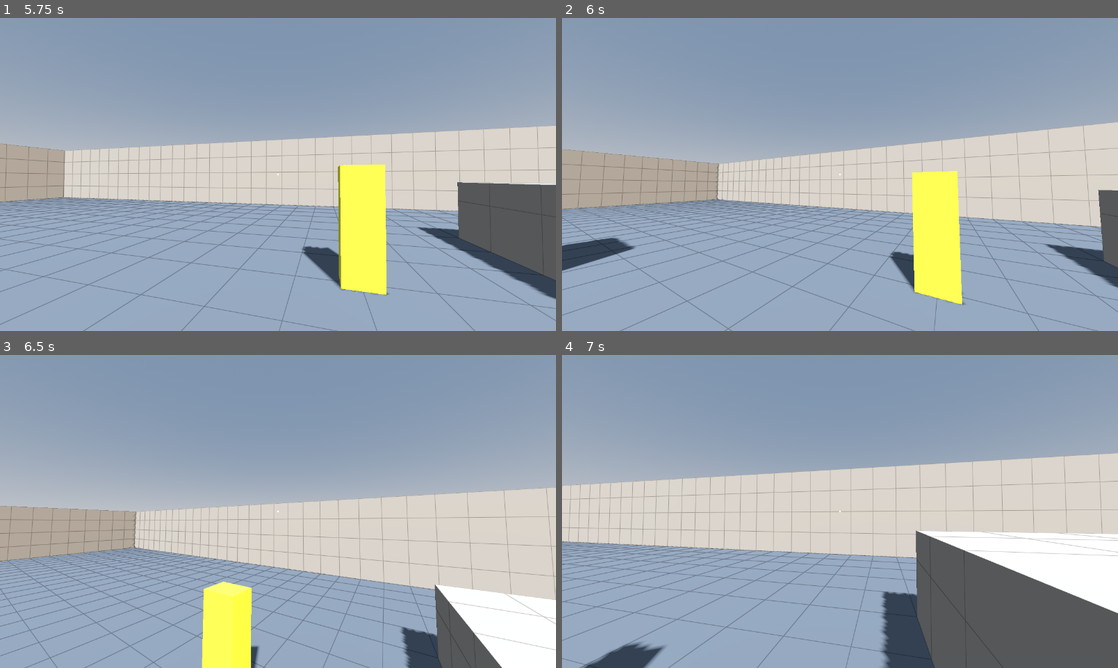
Above: before the commit, frames 1-4 (two rows, left to right).
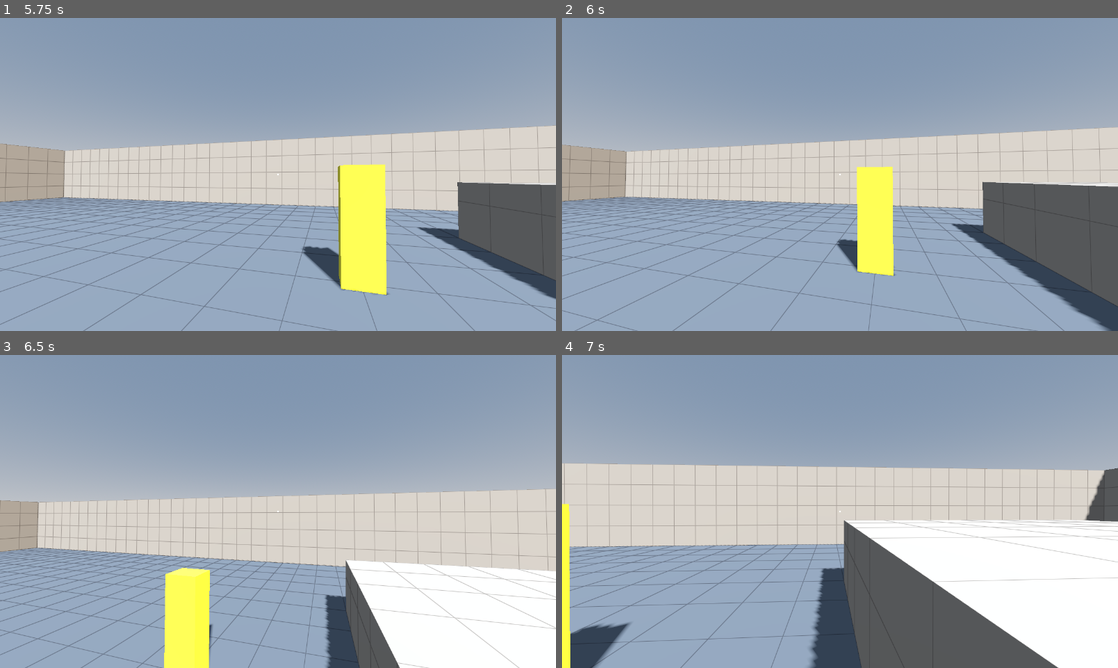
Above: after the commit, the same moments.

Repository: juanakajuan/zombie-survival-fps
Game: Godot game, scene res://levels/test_range.tscn
Two runs of this game, one before a commit and one after it. Both use one fixed random seed, a clock stepped at 60 frames per second and the inputs below.
Inputs (mouse positions are in pixels of both pictures, inside the frame that each line leads up to):
- Up to frame 1 (5.75 s): tap Enter at 0.5 s; move the mouse to (305, 174) at 0.52 s; press the mouse at (305, 174) at 0.53 s; hold W (move_forward) 0.53-5.03 s; tap Space (jump) at 0.77, 1.07, 1.52, 1.82, 3.02, 3.32, 3.77, 4.07, 4.52, 4.82 s; move the mouse to (250, 174) at 1.27 s; release the mouse at (250, 174) at 1.28 s; click (250, 174) at 1.35 s; move the mouse to (289, 168) at 2.02 s; hold Shift (sprint) 2.03-2.78 s; click (289, 168) at 2.3 s; move the mouse to (272, 180) at 2.77 s; click (272, 180) at 2.85 s; move the mouse to (316, 177) at 3.52 s; press the mouse at (316, 177) at 3.53 s; tap R (reload) at 4.15 s; move the mouse to (233, 171) at 4.27 s; release the mouse at (233, 171) at 4.28 s; tap Shift (sprint) at 4.35 s; click (233, 171) at 4.55 s; tap Escape (ui_cancel) at 4.9 s; move the mouse to (305, 174) at 5.02 s; press the mouse at (305, 174) at 5.03 s; hold S (move_back) from 5.03 s (still down)
- Up to frame 2 (6 s): move the mouse to (817, 168) at 5.77 s; release S (move_back) at 5.78 s; release the mouse at (817, 168) at 5.78 s; hold D (move_right) from 5.78 s (still down); click (817, 168) at 5.85 s
- Up to frame 3 (6.5 s): keep holding D (move_right); tap Space (jump) at 6.02, 6.32 s
- Up to frame 4 (7 s): move the mouse to (867, 511) at 6.52 s; release D (move_right) at 6.53 s; hold W (move_forward) from 6.53 s (still down); hold Shift (sprint) from 6.53 s (still down); tap Space (jump) at 6.77 s; click (867, 511) at 6.8 s

Frame 1 is identical in both runs. In frame 2, 25% of the frame differs, in the area x 0-100%, y 33-100%; in frame 3, 23%; in frame 4, 27%, in the area x 0-100%, y 31-100%.

Commit message:
fix: do not fire on the click that recaptures the mouse

Diff:
--- a/player/player.gd
+++ b/player/player.gd
@@ -14,6 +14,7 @@
 @export_range(0.0, 90.0, 0.5, "suffix:°") var max_pitch_degrees: float = 89.0
 
 @onready var _head: Node3D = $Head
+@onready var _weapon: Weapon = $Head/Camera3D/Weapon
 
 var _gravity: float = ProjectSettings.get_setting("physics/3d/default_gravity")
 
@@ -28,10 +29,13 @@
 			look((event as InputEventMouseMotion).screen_relative)
 	elif event.is_action_pressed("ui_cancel"):
 		Input.mouse_mode = Input.MOUSE_MODE_VISIBLE
+		_weapon.trigger_enabled = false
 	elif event is InputEventMouseButton:
 		var click := event as InputEventMouseButton
-		if click.pressed and click.button_index == MOUSE_BUTTON_LEFT:
+		# Capture on release, so the click that takes the mouse back never reaches the weapon as a shot.
+		if not click.pressed and click.button_index == MOUSE_BUTTON_LEFT:
 			Input.mouse_mode = Input.MOUSE_MODE_CAPTURED
+			_weapon.trigger_enabled = true
 
 
 func _physics_process(delta: float) -> void:
--- a/tests/weapons/test_weapon.gd
+++ b/tests/weapons/test_weapon.gd
@@ -195,3 +195,35 @@
 
 func _run_seconds(seconds: float) -> void:
 	await physics_frames(roundi(seconds * Engine.physics_ticks_per_second))
+
+
+func test_click_that_recaptures_the_mouse_does_not_fire() -> void:
+	await _spawn_player()
+	var dummy := await _spawn_dummy(Vector3(0.0, 0.0, -TARGET_DISTANCE))
+	var dummy_health := Health.find_on(dummy)
+	_send_key(KEY_ESCAPE, true)
+	_send_key(KEY_ESCAPE, false)
+	_send_click(true)
+	await physics_frames(3)
+	_send_click(false)
+	await physics_frames(3)
+	assert_almost_eq(dummy_health.current, dummy_health.max_health, 0.001, "the recapture click does not shoot")
+	_send_click(true)
+	await physics_frames(3)
+	_send_click(false)
+	assert_almost_eq(dummy_health.current, dummy_health.max_health - PISTOL.damage, 0.001, "the next click shoots")
+
+
+func _send_key(keycode: Key, pressed: bool) -> void:
+	var event := InputEventKey.new()
+	event.keycode = keycode
+	event.physical_keycode = keycode
+	event.pressed = pressed
+	Input.parse_input_event(event)
+
+
+func _send_click(pressed: bool) -> void:
+	var event := InputEventMouseButton.new()
+	event.button_index = MOUSE_BUTTON_LEFT
+	event.pressed = pressed
+	Input.parse_input_event(event)
--- a/weapons/weapon.gd
+++ b/weapons/weapon.gd
@@ -12,6 +12,8 @@
 @export var data: WeaponData
 
 var ammo: int
+## When false, the fire and reload actions do nothing. The owner turns it off while the mouse is released.
+var trigger_enabled: bool = true
 
 var _state: State = State.READY
 ## Seconds until the next shot while READY, or until the reload ends while RELOADING.
@@ -36,6 +38,8 @@
 		ammo = data.magazine_size
 		reload_finished.emit()
 
+	if not trigger_enabled:
+		return
 	var fire_pressed := Input.is_action_pressed("fire") if data.automatic else Input.is_action_just_pressed("fire")
 	if fire_pressed:
 		try_fire()
